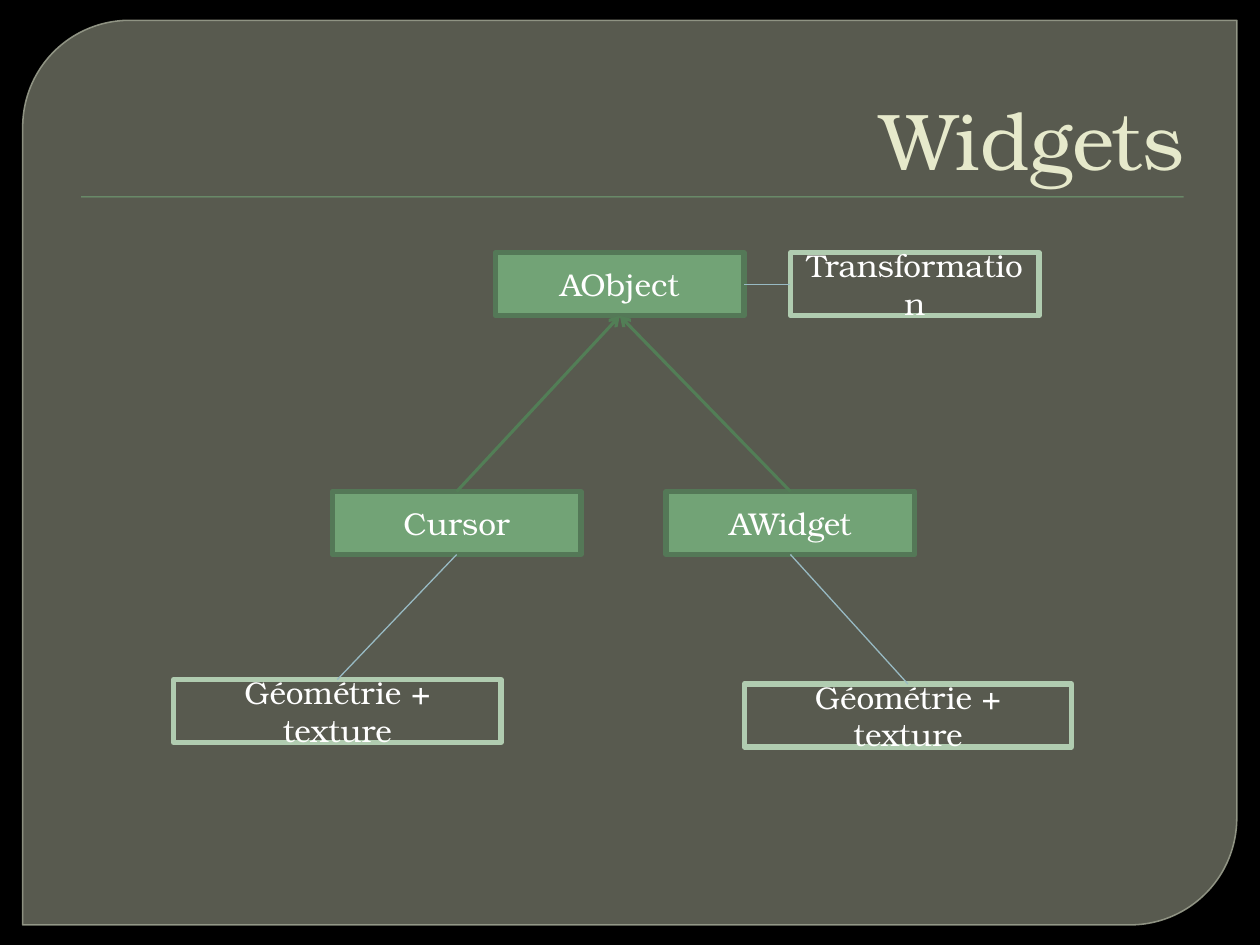
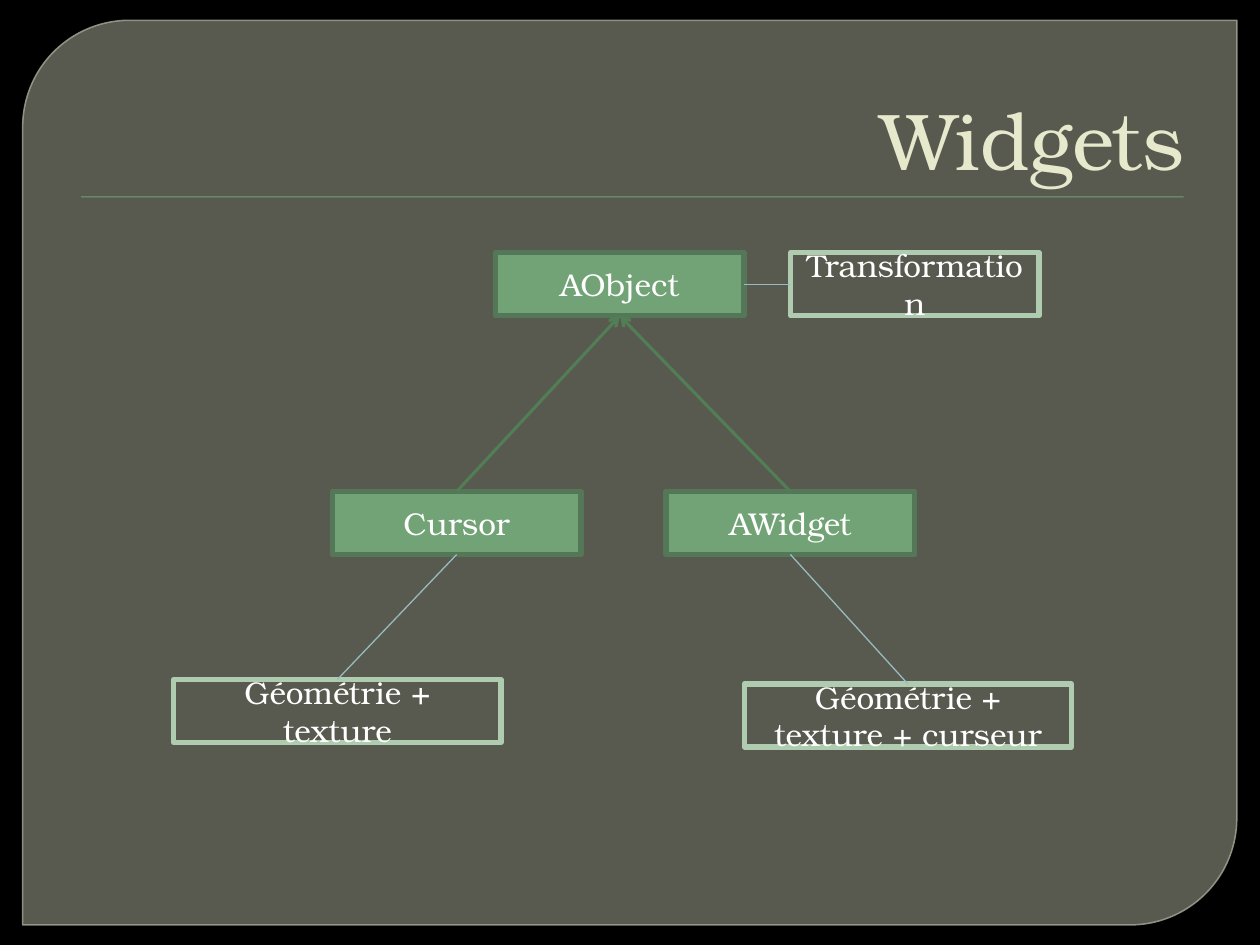
Before and after one commit to Raphy/bomberman, a slide deck: slide 14 of Bomberman - Présentation.pptx. Drawn at 1260x945 pixels with LibreOffice and Linux fonts; fonts in the diff are those of the drawing; background and template pictures are left out. Boxes give left, top, right and bottom in pixels: in the first picture for what was removed or moved away, otherwise in the second. Text is boxed around its words. In the diff, an @@ line names an element or a change of style, - is before the commit and + after.

```diff
--- a/Bomberman - Présentation.pptx
+++ b/Bomberman - Présentation.pptx
@@ text in rectangle at (774,679,1042,750): text changed @@
-Géométrie + texture
+Géométrie + texture + curseur
```
Also in this commit, not shown: 3 other slides changed, 2 slides added, 1 slide removed.
